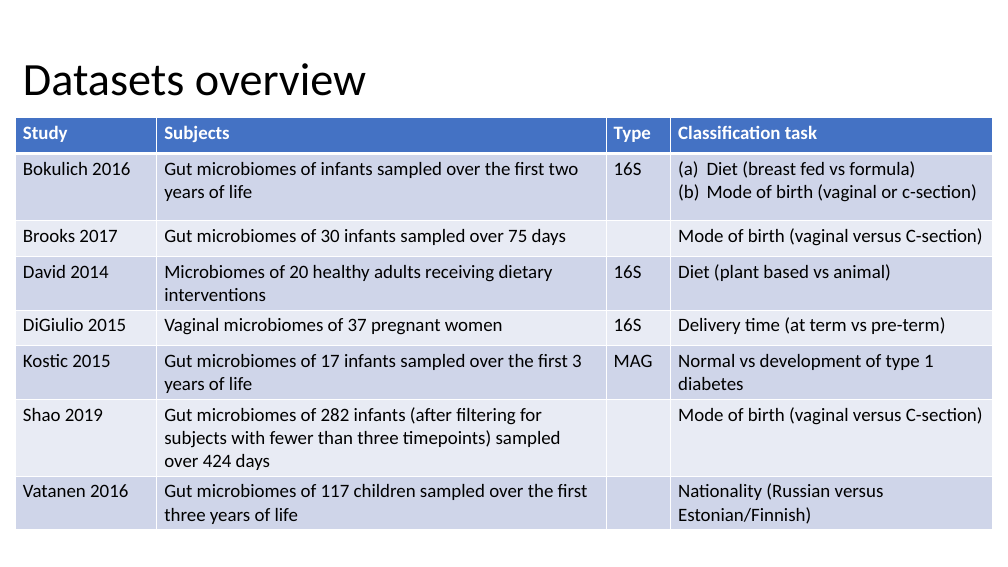
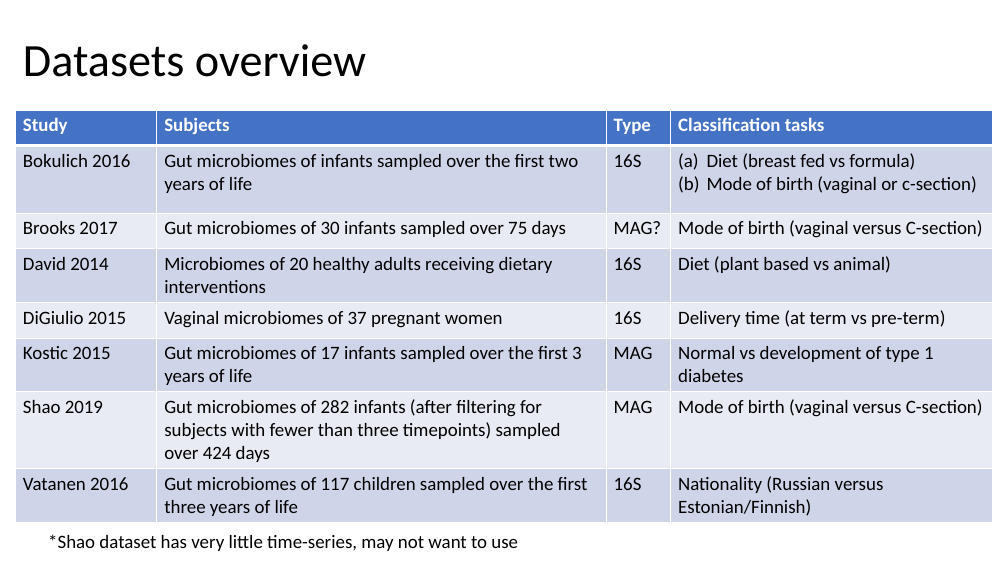
Before and after one commit to gerberlab/cs109b-microbiome, a slide deck: slide 9 of 2022/course_slides.pptx (slide 1 before the commit). Drawn at 1008x567 pixels with LibreOffice and Linux fonts; fonts in the diff are those of the drawing. Boxes give left, top, right and bottom in pixels: in the first picture for what was removed or moved away, otherwise in the second. Text is boxed around its words. In the diff, an @@ line names an element or a change of style, - is before the commit and + after.

Commit message:
updated slides

```diff
--- a/2022/course_slides.pptx
+++ b/2022/course_slides.pptx
@@ title "Datasets overview" moved from (x1=23, y1=63, x2=366, y2=96) to (x1=23, y1=44, x2=366, y2=77) @@
@@ table at (x1=15, y1=110, x2=992, y2=520) @@
-row 1, column 4: Classification task
+row 1, column 4: Classification tasks
-row 3, column 3: 
+row 3, column 3: MAG?
-row 7, column 3: 
+row 7, column 3: MAG
-row 8, column 3: 
+row 8, column 3: 16S
@@ table moved from (x1=15, y1=117, x2=992, y2=528) to (x1=15, y1=110, x2=992, y2=520) @@
@@ text added at (x1=48, y1=534, x2=518, y2=551), 18 pt, text #000000 @@
+*Shao dataset has very little time-series, may not want to use
```
Also in this commit, not shown: 2 other slides changed, 10 slides added, 2 slides removed.
